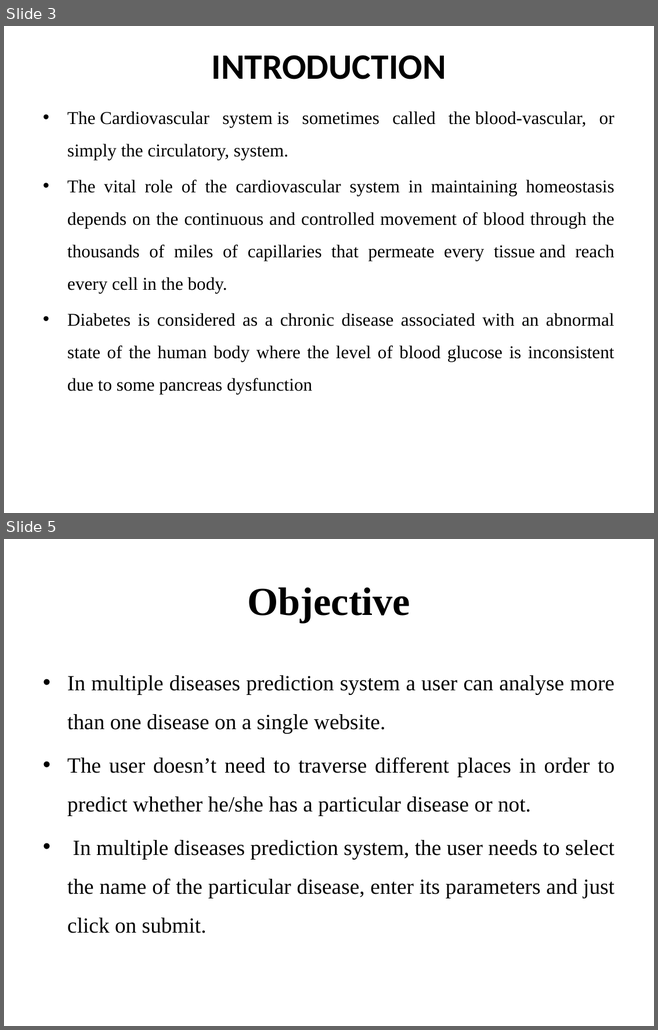
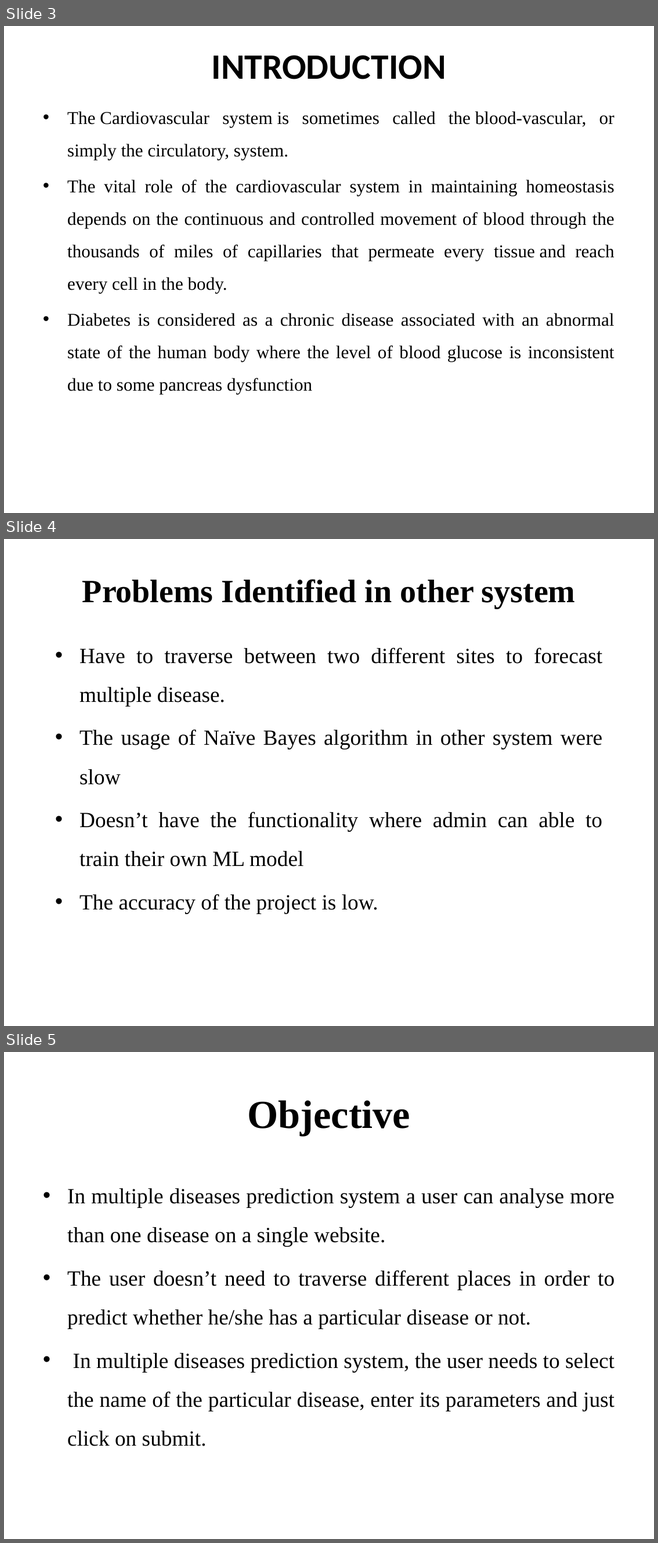
Before and after one commit to VarunKrishnanV/multi-disease-prediciton, a slide deck: others/ppt/finalPPT.pptx. Shown one above the other, each under a label of ours: slides 3 and 5 before the commit, slides 3, 4 and 5 after it; the slides between them are not shown. The pictures are 658x1030 and 658x1543 pixels, drawn with LibreOffice and Linux fonts; fonts in the diff are those of the drawing. Boxes give left, top, right and bottom in pixels: in the first picture for what was removed or moved away, otherwise in the second. Text is boxed around its words. In the diff, an @@ line names an element or a change of style, - is before the commit and + after.

```diff
--- a/others/ppt/finalPPT.pptx
+++ b/others/ppt/finalPPT.pptx
@@ slide 4 added at [4,539,654,1026], background #FFFFFF @@
@@ title added at [82,579,575,609], 36 pt, text #000000, bold @@
+Problems Identified in other system
@@ text added at [79,647,602,914], 24 pt, text #000000 @@
+• Have to traverse between two different sites to forecast multiple disease.
+• The usage of Naïve Bayes algorithm in other system were slow
+• Doesn’t have the functionality where admin can able to train their own ML model
+• The accuracy of the project is low.
```
Also in this commit, not shown: 5 slides changed, 2 other slides added, 5 slides removed, 14 other files.
